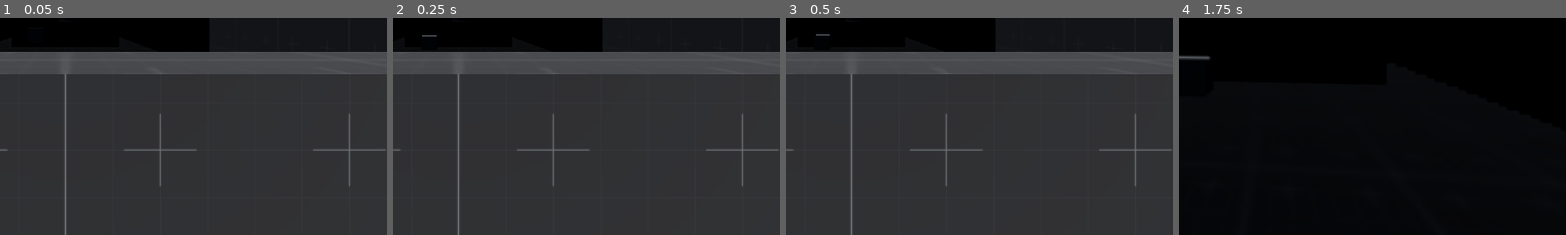
Above: before the commit, frames 1-4 (left to right).
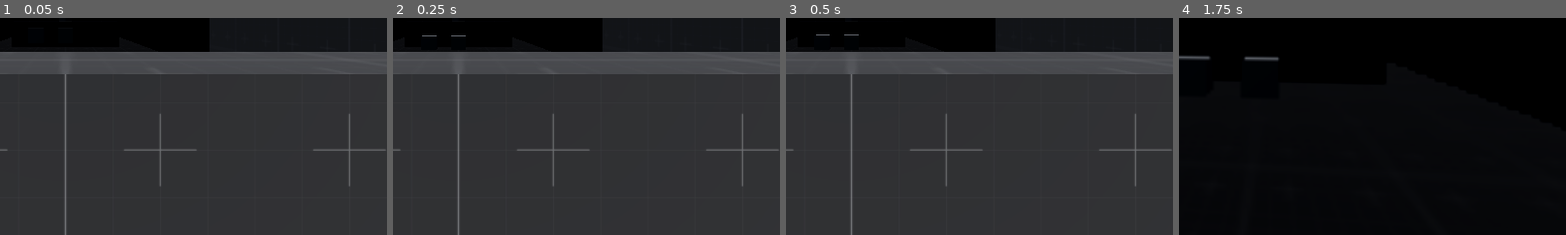
Above: after the commit, the same moments.

Repository: Wowe-Peanut/GetReal
Game: Godot game, scene res://test.tscn
The game is run twice, just before and just after one commit, with the same random seed, the same clock (stepped at 60 frames per second) and the same inputs.
Inputs (mouse positions are % of the whole screen's width and height, from its top left):
- Up to frame 1 (0.05 s): no input
- Up to frame 2 (0.25 s): no input
- Up to frame 3 (0.5 s): no input
- Up to frame 4 (1.75 s): tap Enter at 0.5 s; move the mouse to (55, 50) at 0.52 s; hold Right mouse button (interact) 0.53-1.28 s; hold W (move_forward) from 0.53 s (still down); tap Space (jump) at 0.77, 1.52 s; move the mouse to (45, 50) at 1.27 s; tap Q (take_picture) at 1.35 s
The pictures show only the part of the screen within x 42-91%, y 50-100%; the shares and areas given below are measured in that part.

The runs differ from the first frame. In frame 2, less than 0.1% of the frame differs, in the area x 15-19%, y 8-9%; in frame 3, less than 0.1%; in frame 4, 0.2%, in the area x 16-26%, y 17-21%.

Commit message:
IS THAT ALL OF THE MIRROR BUGS FIXED?!

Diff:
--- a/observer.gd
+++ b/observer.gd
@@ -37,10 +37,8 @@
 
 func _on_body_entered(body) -> void:
 	if not body in seen:
-		print(self, "enter: ", body)
 		seen.append(body)
 
 func _on_body_exited(body) -> void:
 	if body in seen:
-		print(self, "exit: ", body)
 		seen.erase(body)
--- a/player_observer.gd
+++ b/player_observer.gd
@@ -4,11 +4,13 @@
 
 func _physics_process(_delta) -> void:
 	var boxes = get_tree().get_nodes_in_group("box")
+	observed.clear()
 
 	var state = get_world_3d().direct_space_state
 
+	# sort the seen array to put all observers last so the player observer does not override through-observer schenannigans
 	seen.sort_custom(func(a, b): return a.is_in_group("box") and not b.is_in_group("box"))
-	print("seen: ", seen)
+	#print("seen: ", seen)
 
 	for observed_object in seen:
 		if observed_object.is_in_group("box"):
@@ -17,9 +19,8 @@
 		else:
 			is_observer_obscured(state, observed_object.observer)
 
-	#when observer checks before the player, the player unable to see the box overrides the observer check
+	#print("observed: ", observed)
 
-	print("observed: ", observed)
 	# iterate in all the boxes the player can see (even through other observers)
 	for box in observed:
 		# stop coyote time if started
@@ -49,22 +50,42 @@
 			modify_observed(observed_object, obscured, false)
 
 func is_obscured_through_observer(state: PhysicsDirectSpaceState3D, observer: Observer, box: RigidBody3D) -> bool:
+
+	var corners_on_screen = []
+	var corners_obscured = []
+
 	for vertex in remove_duplicate(box.mesh.mesh.get_faces()):
 		# cast a ray from the box to the observer
 		var result = cast_ray(state, box.global_transform * vertex, observer.camera.global_position, [box])
+		# check if the corner is even on screen (for very large mirrors)
+		corners_on_screen.append(is_corner_observed(state, observer, result.position))
 		if result and result.collider == observer.self_collider:
 			# if we hit the observer, then cast another ray from the observer to the player cam
 			result = cast_ray(state, result.position, camera.global_position, [observer.self_collider])
 			# if we hit the player, we can see that corner of the box in the observer
 			if result.collider == self_collider:
-				return false
-	return true
+				corners_obscured.append(false)
+	# if all corners are off screen, obscured
+	if corners_on_screen.all(func(a): return !a):
+		return true
+	# if all corners obscured, obscured
+	elif corners_obscured.all(func(a): return a):
+		return true
+	# otherwise, we can see the box!
+	else:
+		return false
+
+func is_corner_observed(state: PhysicsDirectSpaceState3D, observer: Observer, point_position: Vector3) -> bool:
+	var point_query = PhysicsPointQueryParameters3D.new()
+	point_query.collide_with_areas = true
+	point_query.collide_with_bodies = false
+	point_query.position = point_position
+	point_query.exclude = [observer.get_rid()]
+	var result = state.intersect_point(point_query)
+	return not result.is_empty()
 
 func modify_observed(observed_object: RigidBody3D, obscured: bool, direct_player) -> void:
-	if obscured:
-		#print("direct player ", direct_player)
-		observed.erase(observed_object)
-	elif not observed.has(observed_object):
+	if not obscured and not observed.has(observed_object):
 		observed.append(observed_object)
 
 func _on_body_exited(body) -> void:
--- a/test.tscn
+++ b/test.tscn
@@ -42,6 +42,9 @@
 [node name="Box" parent="." instance=ExtResource("4_i4ok3")]
 transform = Transform3D(1, 0, 0, 0, 1, 0, 0, 0, 1, -1, -2, -1)
 
+[node name="Box2" parent="." instance=ExtResource("4_i4ok3")]
+transform = Transform3D(1, 0, 0, 0, 1, 0, 0, 0, 1, 0, -2, -1)
+
 [node name="Mirror" parent="." instance=ExtResource("4_5022i")]
 transform = Transform3D(1, 0, 0, 0, 1, 0, 0, 0, 1, 0, 0, -4.9)
 pixels_per_unit = 512
Not shown: 1 places in mirror.tscn that only renumber resources
